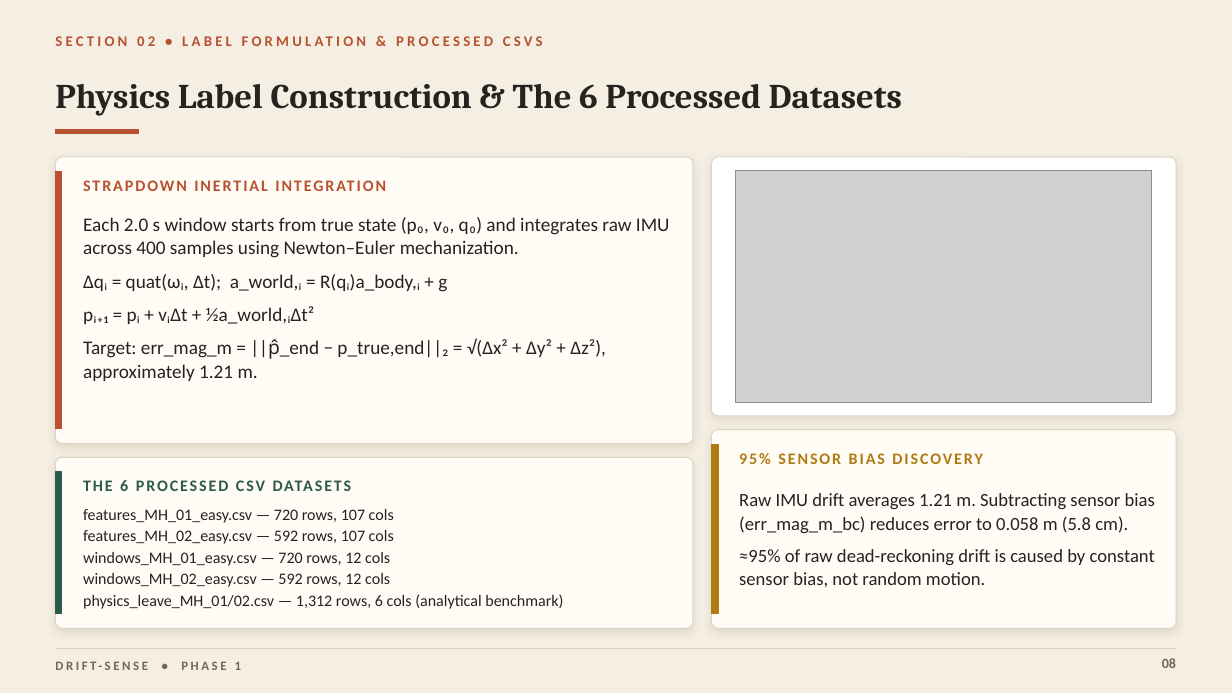
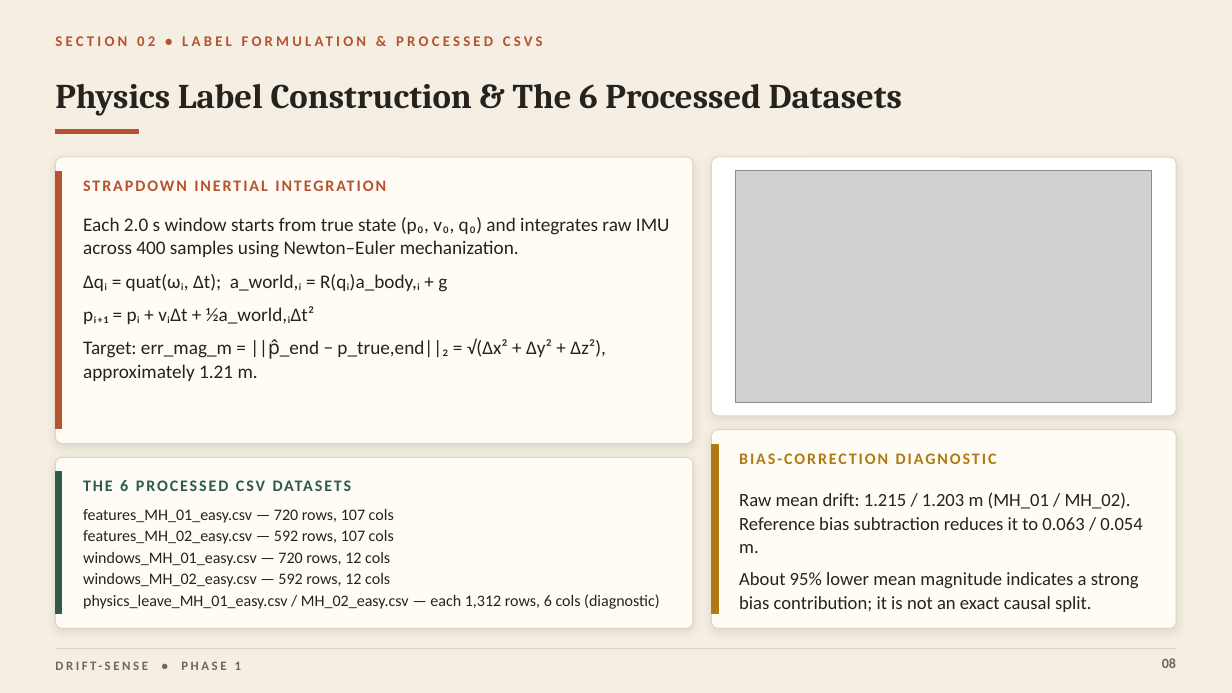
Before and after one commit to Dadi-Dinesh/Drift-Sense, a slide deck: slide 8 of reports/midsem/presentation.pptx. Drawn at 1232x693 pixels with LibreOffice and Linux fonts; fonts in the diff are those of the drawing; grey boxes stand for pictures. Boxes give left, top, right and bottom in pixels: in the first picture for what was removed or moved away, otherwise in the second. Text is boxed around its words. In the diff, an @@ line names an element or a change of style, - is before the commit and + after.

```diff
--- a/reports/midsem/presentation.pptx
+++ b/reports/midsem/presentation.pptx
@@ text at (x1=739, y1=453, x2=997, y2=464): text changed @@
-95% SENSOR BIAS DISCOVERY
+BIAS-CORRECTION DIAGNOSTIC
@@ text at (x1=739, y1=492, x2=1142, y2=612): text changed @@
-Raw IMU drift averages 1.21 m. Subtracting sensor bias (err_mag_m_bc) reduces error to 0.058 m (5.8 cm).
-≈95% of raw dead-reckoning drift is caused by constant sensor bias, not random motion.
+Raw mean drift: 1.215 / 1.203 m (MH_01 / MH_02). Reference bias subtraction reduces it to 0.063 / 0.054 m.
+About 95% lower mean magnitude indicates a strong bias contribution; it is not an exact causal split.
@@ text at (x1=83, y1=594, x2=660, y2=609): text changed @@
-physics_leave_MH_01/02.csv — 1,312 rows, 6 cols (analytical benchmark)
+physics_leave_MH_01_easy.csv / MH_02_easy.csv — each 1,312 rows, 6 cols (diagnostic)
```
Also in this commit, not shown: 7 other slides changed, 1 slide removed.
